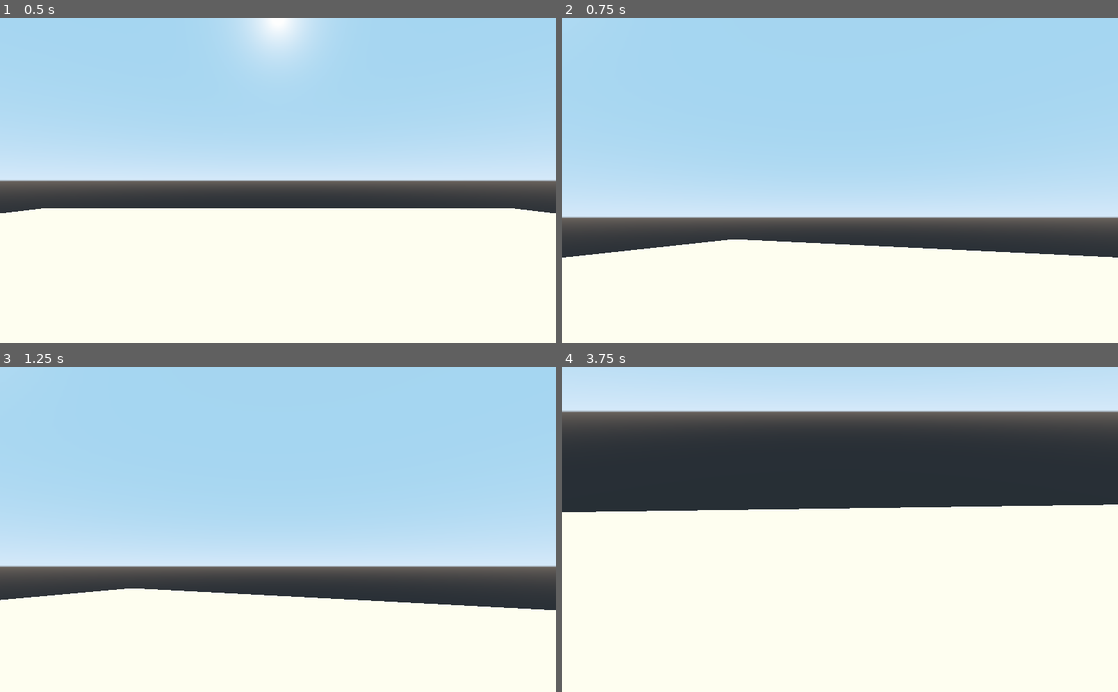
Above: before the commit, frames 1-4 (two rows, left to right).
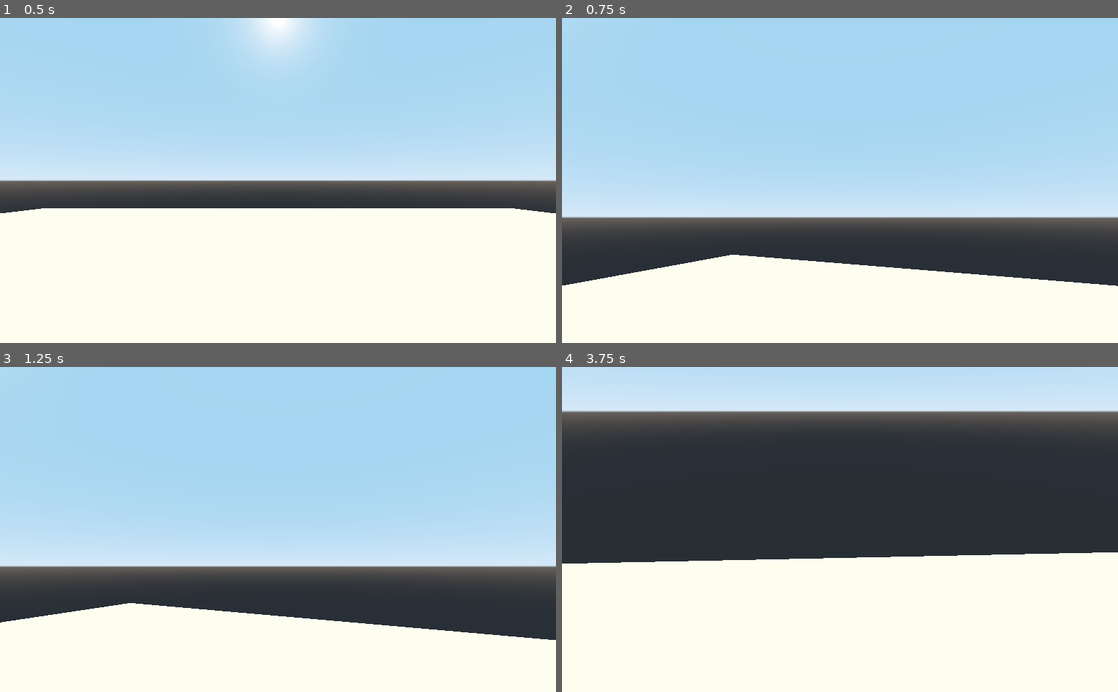
Above: after the commit, the same moments.

Repository: mc-carthy/gdBasicFps
Game: Godot game, scene res://Scenes/World.tscn
Same seed, same stepped clock (60 frames per second), same inputs: the game is played once before the commit and once after it.
Inputs (mouse positions are in pixels of both pictures, inside the frame that each line leads up to):
- Up to frame 1 (0.5 s): no input
- Up to frame 2 (0.75 s): tap Enter at 0.5 s; move the mouse to (962, 164) at 0.52 s; hold D (move_right) from 0.53 s (still down); tap Space (jump) at 0.6 s
- Up to frame 3 (1.25 s): keep holding D (move_right); tap Space (jump) at 0.77, 1.07 s
- Up to frame 4 (3.75 s): move the mouse to (728, 545) at 1.27 s; release D (move_right) at 1.28 s; hold S (move_backward) 1.28-2.03 s; tap Space (jump) at 1.35, 1.52, 1.82, 2.1, 2.75, 2.85, 3.02, 3.32, 3.6 s; move the mouse to (895, 458) at 2.02 s; hold D (move_right) 2.03-2.78 s; move the mouse to (812, 594) at 2.77 s; hold W (move_forward) 2.78-3.53 s; move the mouse to (1006, 578) at 3.52 s; hold A (move_left) from 3.53 s (still down)

Frame 1 is identical in both runs. In frame 2, 6.7% of the frame differs, in the area x 0-100%, y 68-83%; in frame 3, 6.6%; in frame 4, 15%, in the area x 0-100%, y 42-61%.

Commit message:
Add gravity and jumping

Diff:
--- a/Player/Player.gd
+++ b/Player/Player.gd
@@ -2,7 +2,7 @@
 
 export var speed: float = 10
 export var acceleration: float = 5
-export var gravity: float = -9.8
+export var gravity: float = -2.8
 export var jump_speed: float = 30
 export var mouse_sensitivity: float = 0.3
 
@@ -12,6 +12,7 @@
 var velocity := Vector3()
 var camera_vert: float = 0
 var camera_vert_limit: float = deg2rad(60)
+var is_jumping: bool = false
 
 func _input(event: InputEvent) -> void:
 	if event is InputEventMouseMotion:
@@ -20,6 +21,9 @@
 		var vert_delta = deg2rad(-event.relative.y * mouse_sensitivity)
 		camera_vert = clamp(camera_vert + vert_delta, -camera_vert_limit, camera_vert_limit)
 		camera.rotation.x = camera_vert
+
+func _process(delta: float) -> void:
+	is_jumping = true if Input.is_action_just_pressed('jump') else false
 
 func _physics_process(delta: float) -> void:
 	var head_basis: Basis = head.global_transform.basis
@@ -37,5 +41,9 @@
 	direction = direction.normalized()
 
 	velocity = velocity.linear_interpolate(direction * speed, acceleration * delta)
+	velocity.y += gravity
 
-	velocity = move_and_slide(velocity)
+	if is_jumping and is_on_floor():
+		velocity.y += jump_speed
+
+	velocity = move_and_slide(velocity, Vector3.UP)
